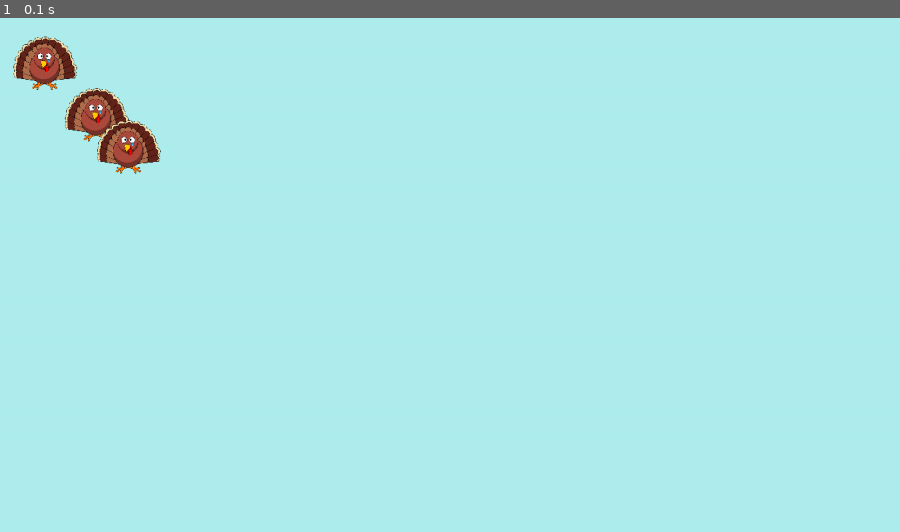
Above: before the commit, frame 1.
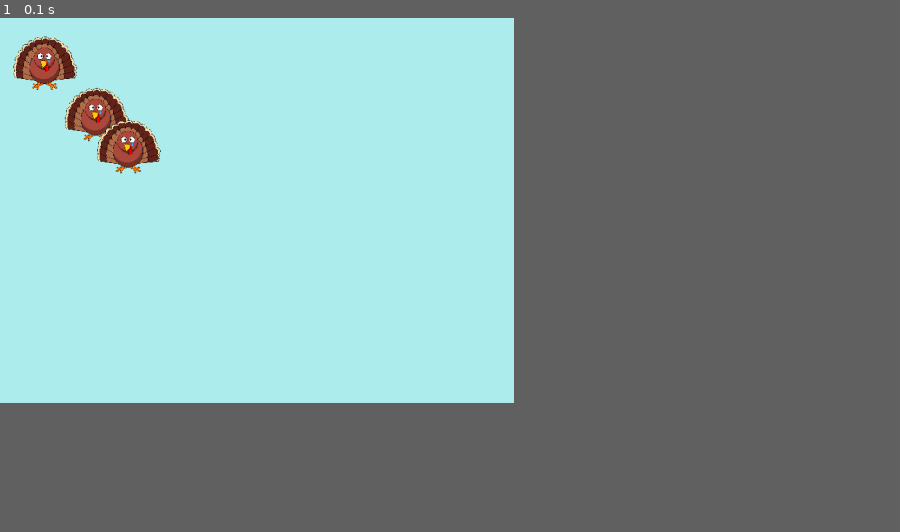
Above: after the commit, the same moment.

Repository: Utsal20/Turkills-Hackathon
Game: pygame game, started from turkeykiller.py
The game is run twice, just before and just after one commit, with the same random seed, the same clock (stepped at 60 frames per second) and the same inputs.
Inputs:
- Up to frame 1 (0.1 s): no input
The window is 900x514 before the commit and 514x385 after it. Grey fills any space a smaller window leaves; there, only what the larger window draws over its background counts as a difference.

The runs differ from the first frame. In frame 1, less than 0.1% of the frame differs, in the area x 4-18%, y 13-31%.

Commit message:
resolution for school computer set

Diff:
--- a/turkeykiller.py
+++ b/turkeykiller.py
@@ -20,7 +20,7 @@
 
 #initialize screen
 pygame.init()
-screen = pygame.display.set_mode((1400, 800))
+screen = pygame.display.set_mode((800, 600))
 done = False
 
 #turkey image
